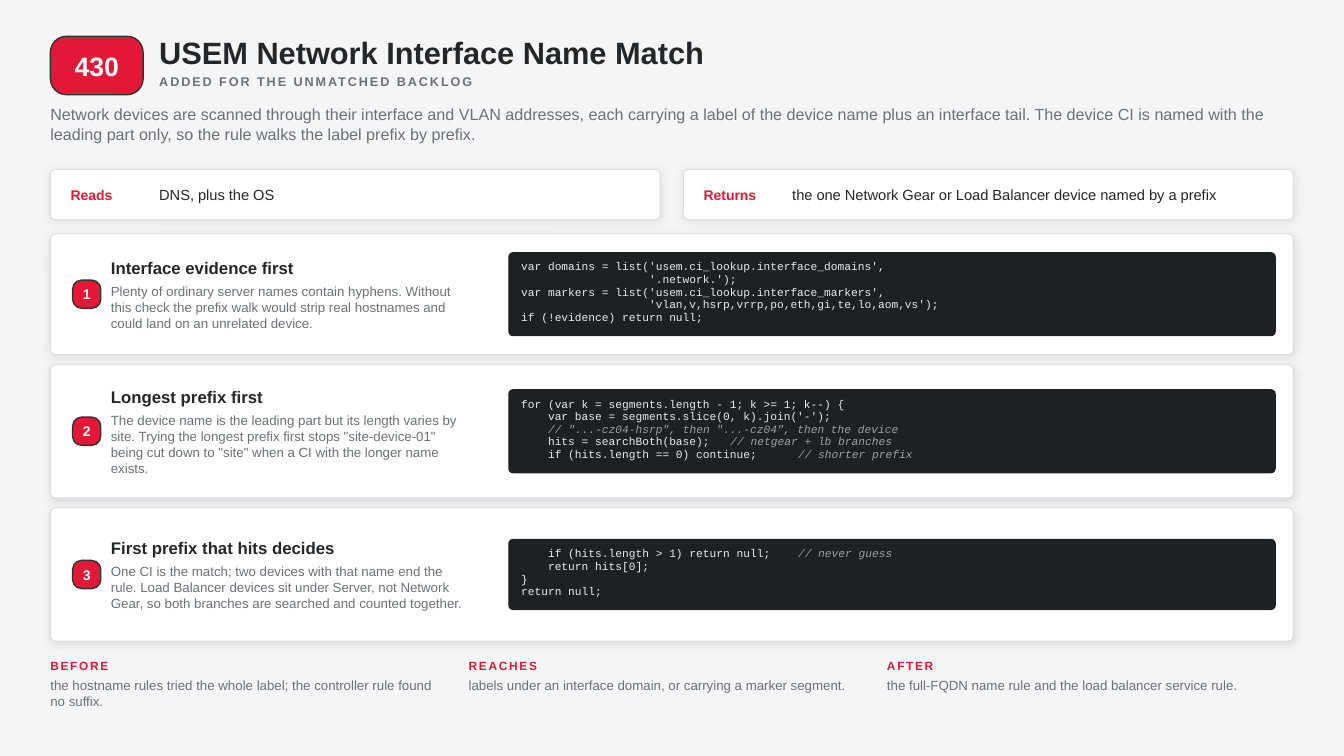
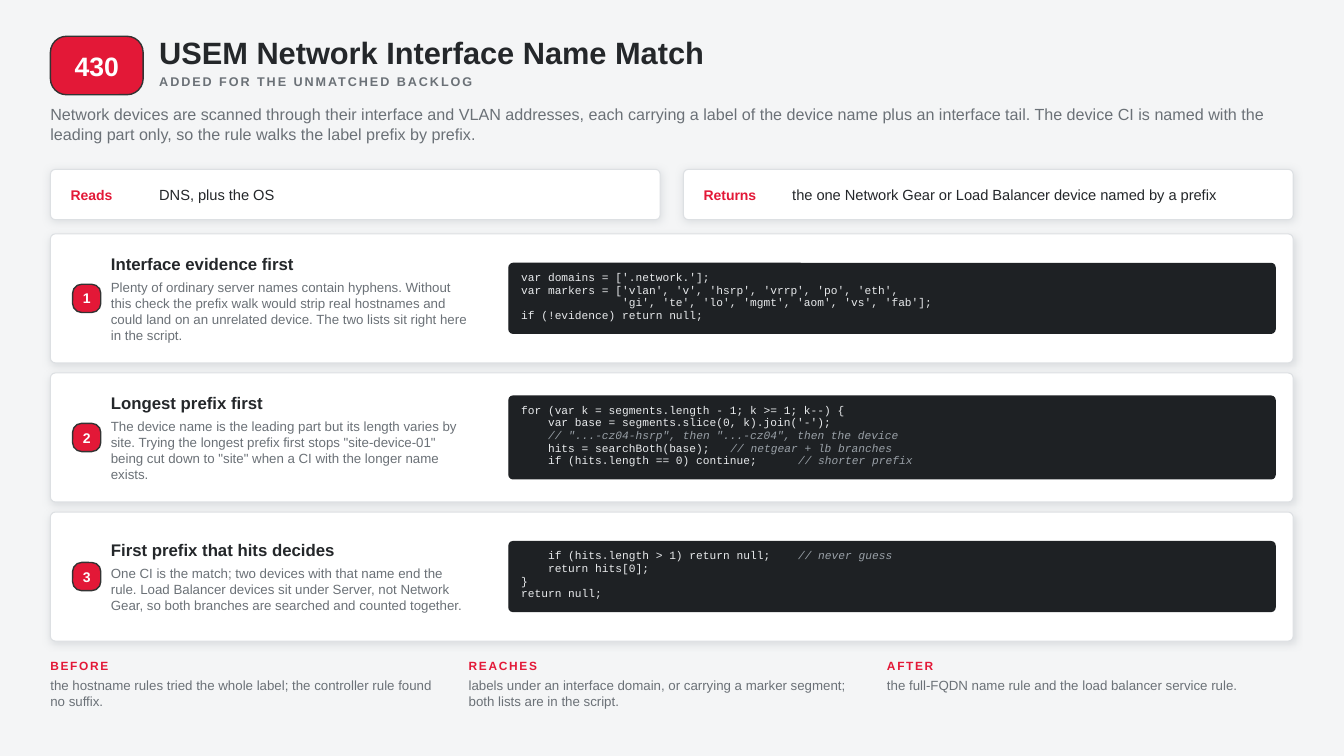
Before and after one commit to singhmihir/py, a slide deck: slide 26 of stories/qualys-ci-lookup-rules/Qualys CI Lookup Rules - Technical Walkthrough.pptx. Drawn at 1344x756 pixels with LibreOffice and Linux fonts; fonts in the diff are those of the drawing. Boxes give left, top, right and bottom in pixels: in the first picture for what was removed or moved away, otherwise in the second. Text is boxed around its words. In the diff, an @@ line names an element or a change of style, - is before the commit and + after.

```diff
--- a/stories/qualys-ci-lookup-rules/Qualys CI Lookup Rules - Technical Walkthrough.pptx
+++ b/stories/qualys-ci-lookup-rules/Qualys CI Lookup Rules - Technical Walkthrough.pptx
@@ rounded rectangle resized from (x1=50, y1=234, x2=1294, y2=355) to (x1=50, y1=234, x2=1294, y2=363) @@
@@ rounded rectangle resized from (x1=509, y1=253, x2=1275, y2=336) to (x1=509, y1=263, x2=1275, y2=333) @@
@@ text at (x1=111, y1=282, x2=467, y2=343): text changed @@
-Plenty of ordinary server names contain hyphens. Without this check the prefix walk would strip real hostnames and could land on an unrelated device.
+Plenty of ordinary server names contain hyphens. Without this check the prefix walk would strip real hostnames and could land on an unrelated device. The two lists sit right here in the script.
@@ text at (x1=521, y1=273, x2=932, y2=309): text changed @@
-var domains = list('usem.ci_lookup.interface_domains',
-'.network.');
-var markers = list('usem.ci_lookup.interface_markers',
-'vlan,v,hsrp,vrrp,po,eth,gi,te,lo,aom,vs');
+var domains = ['.network.'];
+var markers = ['vlan', 'v', 'hsrp', 'vrrp', 'po', 'eth',
+'gi', 'te', 'lo', 'mgmt', 'aom', 'vs', 'fab'];
@@ text "var domains = ['.network.'];" moved from (x1=521, y1=263, x2=939, y2=324) to (x1=521, y1=273, x2=932, y2=322) @@
@@ proportions changed in 4 elements at (x1=50, y1=512, x2=1294, y2=641), (x1=50, y1=234, x2=1294, y2=363), (x1=509, y1=263, x2=1275, y2=333), (x1=50, y1=373, x2=1294, y2=502) @@
@@ rounded rectangle resized from (x1=50, y1=365, x2=1294, y2=498) to (x1=50, y1=373, x2=1294, y2=502) @@
@@ text "Longest prefix first" moved from (x1=111, y1=391, x2=457, y2=473) to (x1=111, y1=397, x2=457, y2=479) @@
@@ 3 texts, 3 rounded rectangles moved together from (x1=73, y1=280, x2=1275, y2=473) to (x1=73, y1=284, x2=1275, y2=479) @@
@@ rounded rectangle resized from (x1=50, y1=508, x2=1294, y2=641) to (x1=50, y1=512, x2=1294, y2=641) @@
@@ text at (x1=469, y1=680, x2=846, y2=709): text changed @@
-labels under an interface domain, or carrying a marker segment.
+labels under an interface domain, or carrying a marker segment; both lists are in the script.
```
Also in this commit, not shown: 7 other slides changed, 18 other files.
